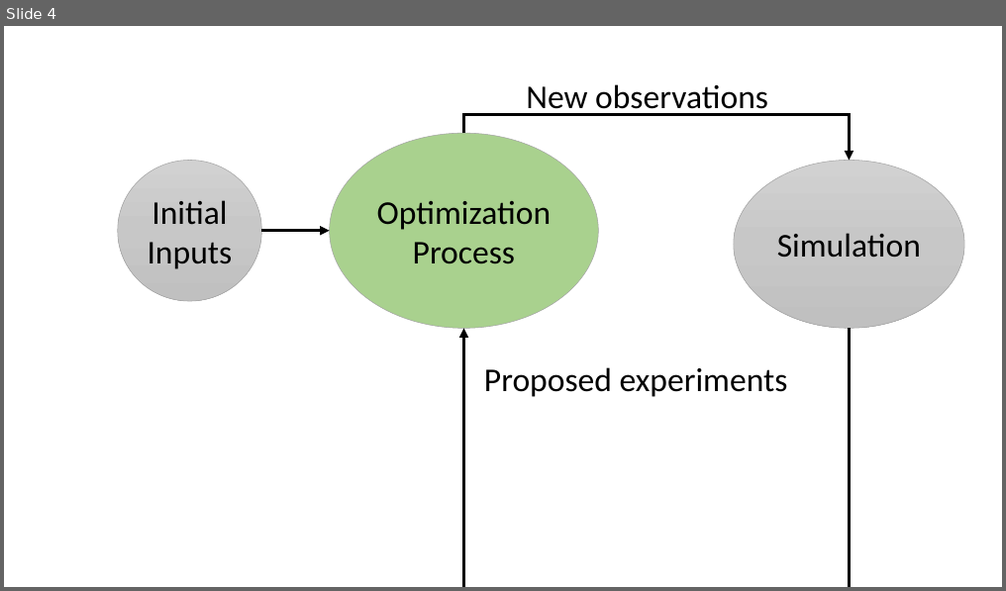
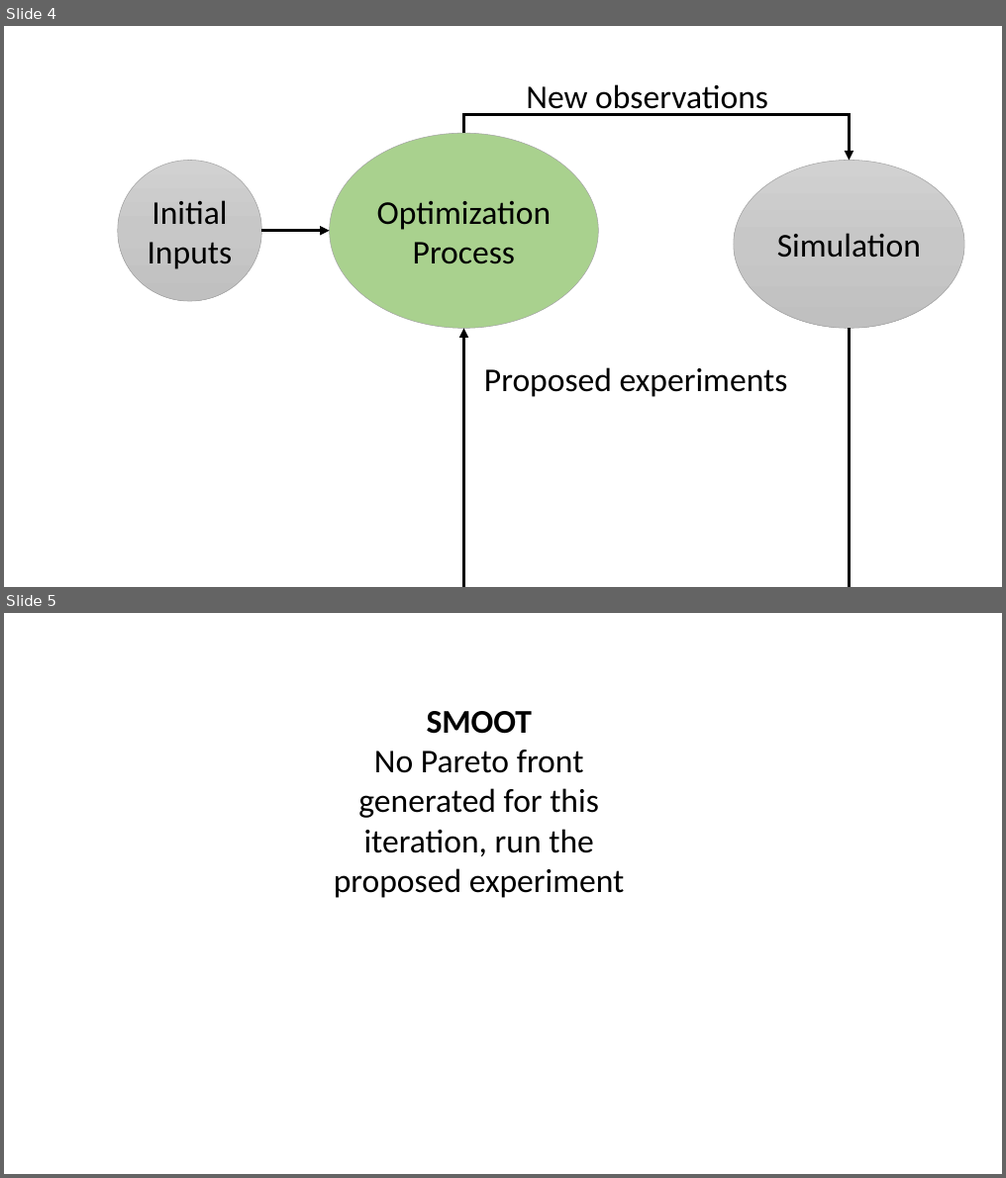
Before and after one commit to jsmarti/SURF_2016, a slide deck: Tool_Resources/drawings.pptx. Shown one above the other, each under a label of ours: slide 4 before the commit, slides 4 and 5 after it. The pictures are 1006x591 and 1006x1178 pixels, drawn with LibreOffice and Linux fonts; fonts in the diff are those of the drawing. Boxes give left, top, right and bottom in pixels: in the first picture for what was removed or moved away, otherwise in the second. Text is boxed around its words. In the diff, an @@ line names an element or a change of style, - is before the commit and + after.

```diff
--- a/Tool_Resources/drawings.pptx
+++ b/Tool_Resources/drawings.pptx
@@ slide 5 added at [4,613,1002,1174], background #FFFFFF @@
@@ text added at [334,711,625,898], 32 pt, text #000000 @@
+SMOOT
+No Pareto front generated for this iteration, run the proposed experiment
```
Also in this commit, not shown: 4 other files.
